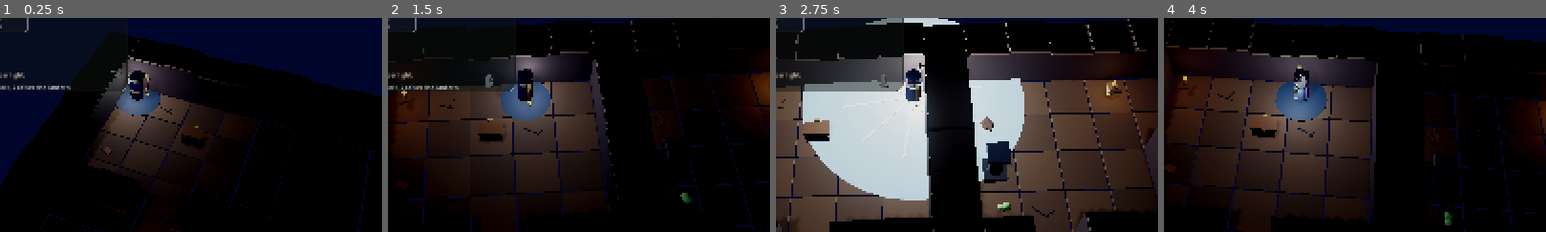
Above: before the commit, frames 1-4 (left to right).
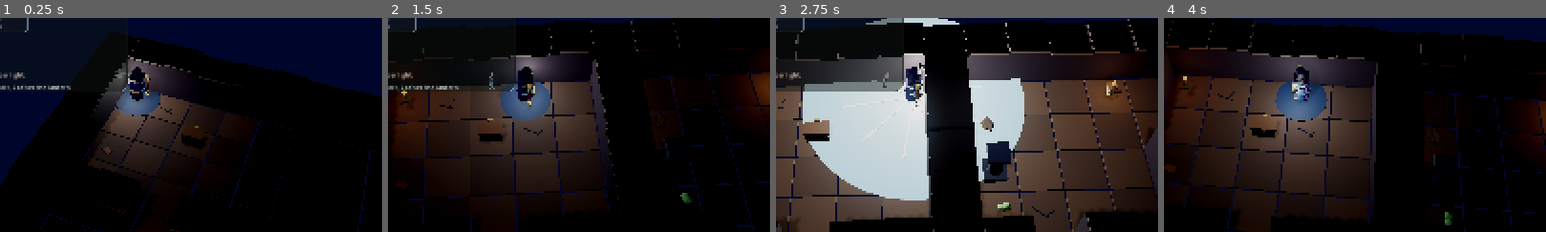
Above: after the commit, the same moments.

Repository: johnswaffles/my-backend-api
Game: Godot game, scene res://scenes/main_scene.tscn
The game is run twice, just before and just after one commit, with the same random seed, the same clock (stepped at 60 frames per second) and the same inputs.
Inputs (mouse positions are % of the whole screen's width and height, from its top left):
- Up to frame 1 (0.25 s): no input
- Up to frame 2 (1.5 s): tap Enter at 0.5 s; move the mouse to (72, 45) at 0.52 s; hold D (move_right) 0.53-1.25 s; tap Q (drink_potion) at 0.6 s; click (72, 45) at 0.67 s; drag from (30, 55) to (45, 70) at 1.27 s
- Up to frame 3 (2.75 s): move the mouse to (60, 28) at 2.02 s; hold D (move_right) from 2.03 s (still down); tap 2 (shield_block) at 2.1 s
- Up to frame 4 (4 s): release D (move_right) at 2.75 s; drag from (45, 70) to (20, 35) at 2.77 s; move the mouse to (80, 65) at 3.52 s; hold A (move_left) from 3.53 s (still down); tap Tab (toggle_hud) at 3.6 s
The pictures show only the part of the screen within x 32-82%, y 32-82%; the shares and areas given below are measured in that part.

The runs differ from the first frame. In frame 1, 0.1% of the frame differs, in the area x 29-39%, y 22-36%; in frame 2, 0.2%; in frame 3, 0.3%, in the area x 27-39%, y 22-40%; in frame 4, 0.3%.

Commit message:
Improve Tiny Hero wizard and fairy visuals

Diff:
--- a/rpg-adventure-godot/scripts/main.gd
+++ b/rpg-adventure-godot/scripts/main.gd
@@ -84,6 +84,8 @@
 var fairy_body: MeshInstance3D
 var fairy_left_wing: MeshInstance3D
 var fairy_right_wing: MeshInstance3D
+var fairy_left_lower_wing: MeshInstance3D
+var fairy_right_lower_wing: MeshInstance3D
 var fairy_light: OmniLight3D
 var fairy_request: HTTPRequest
 var fairy_request_pending := false
@@ -530,10 +532,23 @@
 	hero_ring = _add_ellipse_disc_local(Vector3(0.0, 0.018, 0.0), Vector2(1.45, 1.45), 0.018, _mat("172941", 0.72, "5eb9ff", 0.1), hero, 0.0)
 	hero_ring.transparency = 0.42
 	hero_body = _add_cylinder(Vector3(0.0, 0.62, 0.0), 0.28, 0.78, _mat("344d75", 0.72), hero)
+	_add_cylinder(Vector3(0.0, 0.68, 0.0), 0.34, 0.12, _mat("223d65", 0.72, "517ad2", 0.12), hero)
 	_add_sphere(Vector3(0.0, 1.18, 0.0), 0.24, 0.25, _mat("f2c49b", 0.78), hero)
+	_add_sphere(Vector3(-0.08, 1.2, -0.21), 0.026, 0.026, _mat("162236", 0.62), hero)
+	_add_sphere(Vector3(0.08, 1.2, -0.21), 0.026, 0.026, _mat("162236", 0.62), hero)
+	_add_box(Vector3(0.0, 1.11, -0.24), Vector3(0.18, 0.06, 0.07), _mat("d69b71", 0.76), hero)
+	_add_sphere(Vector3(0.0, 1.02, -0.2), 0.16, 0.12, _mat("d8d6cf", 0.68, "f4f0df", 0.05), hero)
+	_add_box(Vector3(0.0, 0.78, -0.23), Vector3(0.08, 0.58, 0.07), _mat("16151f", 0.88), hero)
 	_add_box(Vector3(0.0, 0.78, 0.22), Vector3(0.5, 0.68, 0.08), _mat("49306f", 0.76, "8057ff", 0.14), hero)
-	_add_box(Vector3(0.0, 1.42, 0.0), Vector3(0.56, 0.12, 0.46), _mat("2d203b", 0.78, "7c5cff", 0.12), hero)
-	_add_cylinder(Vector3(0.0, 1.48, 0.0), 0.26, 0.18, _mat("1f172b", 0.78, "7e5dff", 0.12), hero)
+	_add_box(Vector3(0.0, 0.72, -0.3), Vector3(0.52, 0.07, 0.08), _mat("c69d4d", 0.66, "ffd16b", 0.12), hero)
+	var left_sleeve := _add_cylinder(Vector3(-0.31, 0.78, -0.07), 0.055, 0.46, _mat("2c4974", 0.72, "5b8de3", 0.1), hero)
+	left_sleeve.rotation_degrees = Vector3(0.0, 0.0, -18.0)
+	var right_sleeve := _add_cylinder(Vector3(0.31, 0.82, -0.08), 0.055, 0.5, _mat("2c4974", 0.72, "5b8de3", 0.1), hero)
+	right_sleeve.rotation_degrees = Vector3(0.0, 0.0, 20.0)
+	_add_sphere(Vector3(0.42, 0.56, -0.12), 0.075, 0.075, _mat("f2c49b", 0.78), hero)
+	_add_box(Vector3(0.0, 1.42, 0.0), Vector3(0.6, 0.12, 0.48), _mat("2d203b", 0.78, "7c5cff", 0.12), hero)
+	_add_cylinder(Vector3(0.0, 1.48, 0.0), 0.25, 0.2, _mat("1f172b", 0.78, "7e5dff", 0.12), hero)
+	_add_cylinder(Vector3(0.0, 1.66, 0.0), 0.18, 0.26, _mat("24203a", 0.76, "7e5dff", 0.1), hero)
 	hero_sword = _add_cylinder(Vector3(0.42, 0.83, -0.12), 0.045, 1.04, _mat("6a3f22", 0.72, "ff8f3b", 0.18), hero)
 	hero_sword.rotation_degrees.z = -8.0
 	_add_box(Vector3(0.42, 0.38, -0.12), Vector3(0.22, 0.07, 0.08), _mat("d4a94d", 0.68, "ffc45d", 0.18), hero)
@@ -575,6 +590,7 @@
 	_add_box(Vector3(0.0, 0.39, 0.0), Vector3(0.22, 0.04, 0.16), _mat("5c4a38", 0.78), hero_lantern)
 	_add_box(Vector3(0.0, 0.01, 0.0), Vector3(0.22, 0.04, 0.16), _mat("5c4a38", 0.78), hero_lantern)
 	_add_cylinder(Vector3(0.0, 0.48, 0.0), 0.075, 0.025, _mat("c3b28b", 0.64), hero_lantern)
+	_add_sphere(Vector3(0.0, 0.32, -0.1), 0.065, 0.065, _mat("f2c49b", 0.78), hero_lantern).name = "Lantern Hand"
 	hero_lantern_glow = _add_box(Vector3(0.0, 0.2, 0.0), Vector3(0.1, 0.18, 0.06), _mat("f7fbff", 0.3, "f7fbff", 0.55), hero_lantern)
 	hero_lantern_light = OmniLight3D.new()
 	hero_lantern_light.name = "Lantern White Light"
@@ -603,12 +619,37 @@
 	_add_box(Vector3(0.105, -0.025, -0.02), Vector3(0.12, 0.024, 0.028), _mat("f3cfad", 0.74), fairy).rotation_degrees.z = 22.0
 	_add_box(Vector3(-0.035, -0.205, 0.0), Vector3(0.035, 0.12, 0.035), _mat("f3cfad", 0.74), fairy).rotation_degrees.z = 8.0
 	_add_box(Vector3(0.035, -0.205, 0.0), Vector3(0.035, 0.12, 0.035), _mat("f3cfad", 0.74), fairy).rotation_degrees.z = -8.0
-	fairy_left_wing = _add_sphere(Vector3(-0.115, 0.055, 0.075), 0.105, 0.205, _mat("dffbff", 0.18, "efffff", 0.42), fairy)
-	fairy_left_wing.name = "Pip Left Wing"
-	fairy_left_wing.rotation_degrees = Vector3(0.0, -32.0, 25.0)
-	fairy_right_wing = _add_sphere(Vector3(0.115, 0.055, 0.075), 0.105, 0.205, _mat("dffbff", 0.18, "efffff", 0.42), fairy)
-	fairy_right_wing.name = "Pip Right Wing"
-	fairy_right_wing.rotation_degrees = Vector3(0.0, 32.0, -25.0)
+	var wing_material := _mat("c6f6ff", 0.2, "efffff", 0.36)
+	fairy_left_wing = _add_fairy_wing_panel(
+		Vector3(-0.07, 0.08, 0.08),
+		PackedVector2Array([Vector2(0.0, 0.0), Vector2(-0.22, 0.24), Vector2(-0.36, 0.12), Vector2(-0.21, -0.04)]),
+		wing_material,
+		fairy
+	)
+	fairy_left_wing.name = "Pip Left Upper Wing"
+	fairy_right_wing = _add_fairy_wing_panel(
+		Vector3(0.07, 0.08, 0.08),
+		PackedVector2Array([Vector2(0.0, 0.0), Vector2(0.22, 0.24), Vector2(0.36, 0.12), Vector2(0.21, -0.04)]),
+		wing_material,
+		fairy
+	)
+	fairy_right_wing.name = "Pip Right Upper Wing"
+	fairy_left_lower_wing = _add_fairy_wing_panel(
+		Vector3(-0.06, 0.02, 0.08),
+		PackedVector2Array([Vector2(0.0, 0.0), Vector2(-0.18, -0.03), Vector2(-0.28, -0.2), Vector2(-0.09, -0.16)]),
+		wing_material,
+		fairy,
+		0.42
+	)
+	fairy_left_lower_wing.name = "Pip Left Lower Wing"
+	fairy_right_lower_wing = _add_fairy_wing_panel(
+		Vector3(0.06, 0.02, 0.08),
+		PackedVector2Array([Vector2(0.0, 0.0), Vector2(0.18, -0.03), Vector2(0.28, -0.2), Vector2(0.09, -0.16)]),
+		wing_material,
+		fairy,
+		0.42
+	)
+	fairy_right_lower_wing.name = "Pip Right Lower Wing"
 	var wand := _add_box(Vector3(0.17, 0.035, -0.08), Vector3(0.028, 0.24, 0.028), _mat("805c39", 0.7), fairy)
 	wand.name = "Pip Tiny Wand"
 	wand.rotation_degrees.z = -28.0
@@ -1643,9 +1684,13 @@
 	fairy.rotation.y = lerp_angle(fairy.rotation.y, hero.rotation.y, clampf(delta * 6.0, 0.0, 1.0))
 	var wing_flap := sin(Time.get_ticks_msec() * 0.028) * 18.0
 	if fairy_left_wing:
-		fairy_left_wing.rotation_degrees = Vector3(0.0, -32.0, 25.0 + wing_flap)
+		fairy_left_wing.rotation_degrees = Vector3(0.0, -38.0 + wing_flap * 0.35, 12.0 + wing_flap)
 	if fairy_right_wing:
-		fairy_right_wing.rotation_degrees = Vector3(0.0, 32.0, -25.0 - wing_flap)
+		fairy_right_wing.rotation_degrees = Vector3(0.0, 38.0 - wing_flap * 0.35, -12.0 - wing_flap)
+	if fairy_left_lower_wing:
+		fairy_left_lower_wing.rotation_degrees = Vector3(0.0, -30.0 + wing_flap * 0.22, -8.0 + wing_flap * 0.55)
+	if fairy_right_lower_wing:
+		fairy_right_lower_wing.rotation_degrees = Vector3(0.0, 30.0 - wing_flap * 0.22, 8.0 - wing_flap * 0.55)
 	if fairy_body:
 		var body_pulse := 1.0 + sin(Time.get_ticks_msec() * 0.01) * 0.04
 		fairy_body.scale = Vector3(0.075, 0.12, 0.075) * body_pulse
@@ -1954,6 +1999,39 @@
 	return _dungeon_cell_to_world(fallback_cell)
 
 
+func _add_fairy_wing_panel(pos: Vector3, points: PackedVector2Array, material: Material, parent: Node, transparency := 0.36) -> MeshInstance3D:
+	var vertices := PackedVector3Array()
+	var normals := PackedVector3Array()
+	for point in points:
+		vertices.append(Vector3(point.x, point.y, 0.0))
+		normals.append(Vector3(0.0, 0.0, -1.0))
+
+	var indices := PackedInt32Array()
+	for i in range(1, points.size() - 1):
+		indices.append(0)
+		indices.append(i)
+		indices.append(i + 1)
+		indices.append(0)
+		indices.append(i + 1)
+		indices.append(i)
+
+	var arrays := []
+	arrays.resize(Mesh.ARRAY_MAX)
+	arrays[Mesh.ARRAY_VERTEX] = vertices
+	arrays[Mesh.ARRAY_NORMAL] = normals
+	arrays[Mesh.ARRAY_INDEX] = indices
+	var mesh := ArrayMesh.new()
+	mesh.add_surface_from_arrays(Mesh.PRIMITIVE_TRIANGLES, arrays)
+
+	var instance := MeshInstance3D.new()
+	instance.mesh = mesh
+	instance.material_override = material
+	instance.position = pos
+	instance.transparency = transparency
+	parent.add_child(instance)
+	return instance
+
+
 func _mat(hex: String, roughness: float = 0.86, emission_hex: String = "", emission_energy: float = 0.0) -> StandardMaterial3D:
 	var key := "%s:%s:%s:%s" % [hex, roughness, emission_hex, emission_energy]
 	if material_cache.has(key):
Not shown, changed: public/tiny-hero-quest/index.html
Not shown, changed: public/tiny-hero-quest/index.pck
